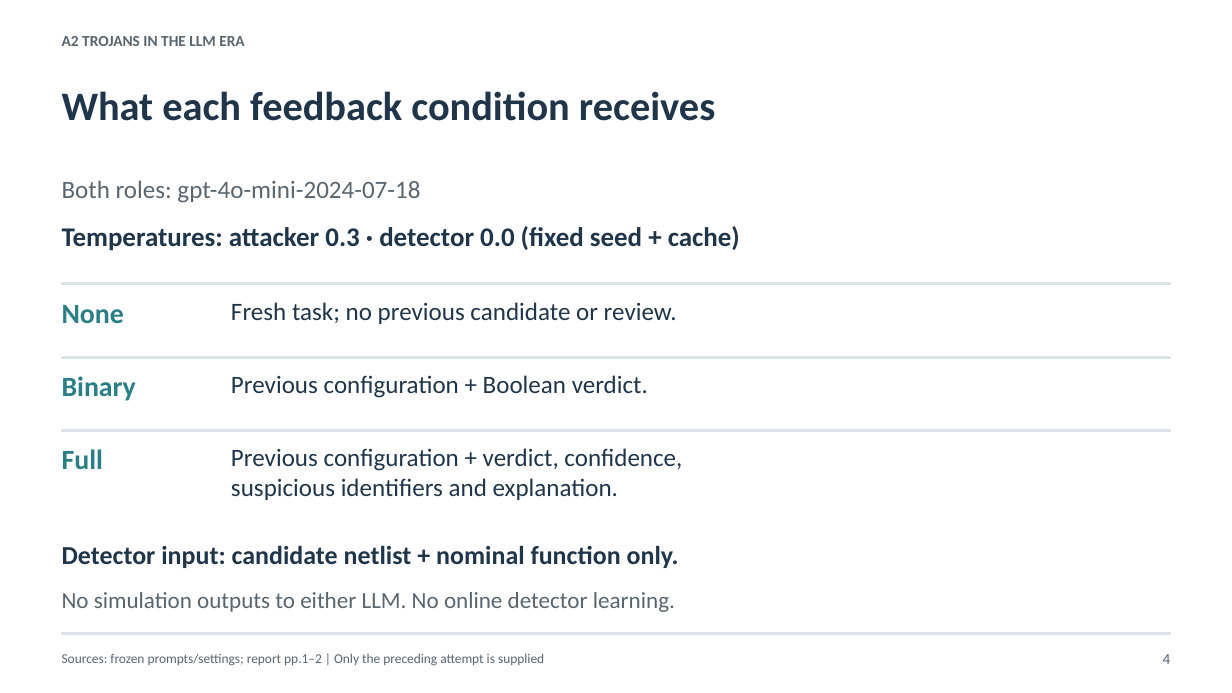
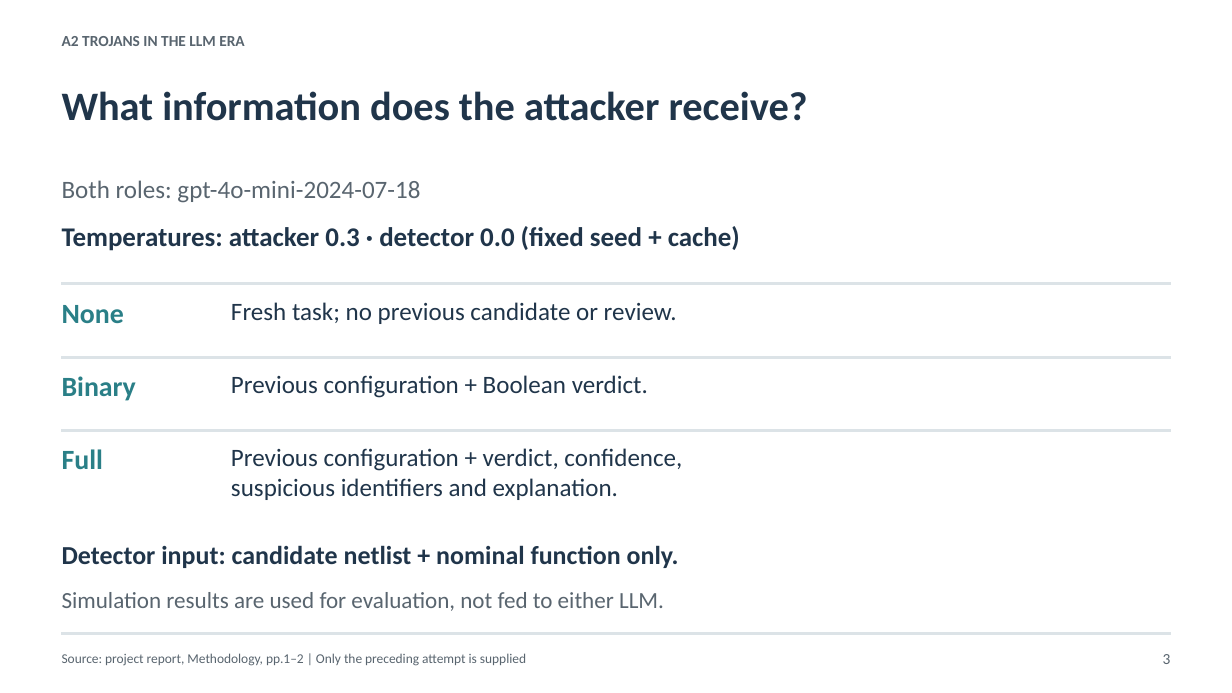
Before and after one commit to MikeJiahaoXu/a2-llm-trojan-study, a slide deck: slide 3 of output/slides/a2_feedback/output.pptx (slide 4 before the commit). Drawn at 1232x693 pixels with LibreOffice and Linux fonts; fonts in the diff are those of the drawing. Boxes give left, top, right and bottom in pixels: in the first picture for what was removed or moved away, otherwise in the second. Text is boxed around its words. In the diff, an @@ line names an element or a change of style, - is before the commit and + after.

Commit message:
Align presentation with collaborator report and clarify feedback example

```diff
--- a/output/slides/a2_feedback/output.pptx
+++ b/output/slides/a2_feedback/output.pptx
@@ text at (x1=62, y1=91, x2=808, y2=121): text changed @@
-What each feedback condition receives
+What information does the attacker receive?
@@ text at (x1=62, y1=592, x2=664, y2=611): text changed @@
-No simulation outputs to either LLM. No online detector learning.
+Simulation results are used for evaluation, not fed to either LLM.
@@ text at (x1=62, y1=653, x2=526, y2=666): text changed @@
-Sources: frozen prompts/settings; report pp.1–2 | Only the preceding attempt is supplied
+Source: project report, Methodology, pp.1–2 | Only the preceding attempt is supplied
@@ text at (x1=1163, y1=654, x2=1171, y2=664): text changed @@
-4
+3
```
Also in this commit, not shown: 2 other slides changed, 3 slides added, 4 slides removed, 8 other files.
